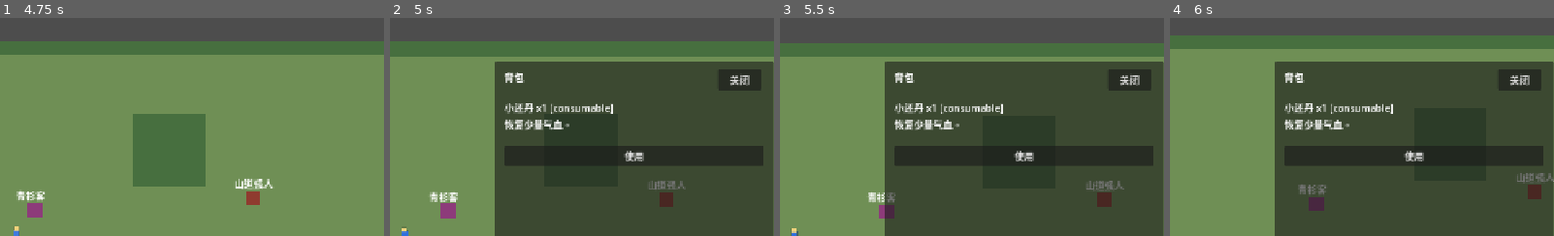
Above: before the commit, frames 1-4 (left to right).
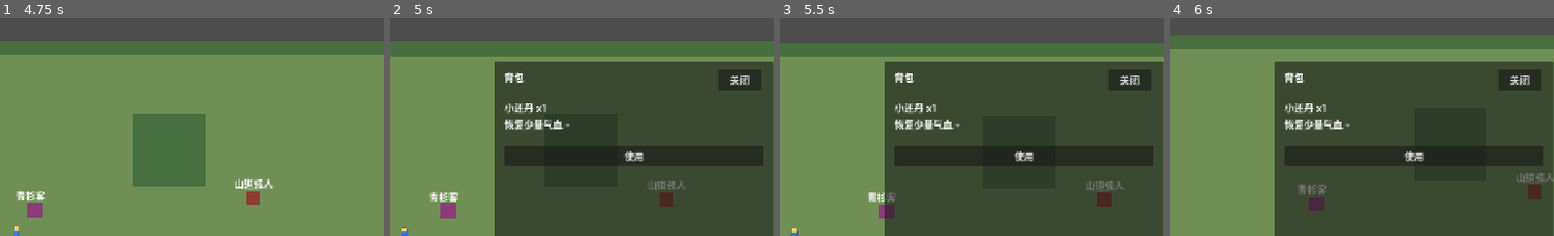
Above: after the commit, the same moments.

Repository: zhangyebo1991/liangyusheng-qunxiazhuan
Game: Godot game, scene res://scenes/boot.tscn
Same seed, same stepped clock (60 frames per second), same inputs: the game is played once before the commit and once after it.
Inputs (mouse positions are % of the whole screen's width and height, from its top left):
- Up to frame 1 (4.75 s): click "开始新游戏" at 0.5 s; tap Enter (confirm) at 1.25 s; move the mouse to (65, 44) at 1.27 s; hold D (move_right) 1.28-2.03 s; hold Enter (confirm) 1.28-2.03 s; click (65, 44) at 1.42 s; move the mouse to (87, 42) at 2.02 s; hold S (move_down) 2.03-2.78 s; tap E (interact) at 2.1, 3.6 s; click (87, 42) at 2.17 s; move the mouse to (60, 28) at 2.77 s; hold D (move_right) 2.78-3.53 s; hold Enter (confirm) 2.78-3.53 s; move the mouse to (44, 70) at 3.52 s; hold W (move_up) 3.53-4.28 s; click (44, 70) at 3.67 s; move the mouse to (80, 65) at 4.27 s; hold A (move_left) from 4.28 s (still down); hold Enter (confirm) from 4.28 s (still down)
- Up to frame 2 (5 s): keep holding A (move_left); keep holding Enter (confirm); tap I (inventory) at 4.9 s
- Up to frame 3 (5.5 s): keep holding A (move_left); move the mouse to (19, 35) at 5.02 s; release Enter (confirm) at 5.03 s; tap E (interact) at 5.1 s
- Up to frame 4 (6 s): move the mouse to (55, 50) at 5.77 s; release A (move_left) at 5.78 s; hold S (move_down) from 5.78 s (still down); hold Enter (confirm) from 5.78 s (still down); click (55, 50) at 5.92 s
The pictures show only the part of the screen within x 45-95%, y 0-50%; the shares and areas given below are measured in that part.

Frame 1 is identical in both runs. In frame 2, 0.3% of the frame differs, in the area x 41-59%, y 39-44%; in frame 3, 0.3%; in frame 4, 0.3%.

Commit message:
fix: 隐藏背包物品内部类型

Diff:
--- a/scripts/scenes/hud.gd
+++ b/scripts/scenes/hud.gd
@@ -113,10 +113,9 @@
 
 	var name = str(item.get("name", "未知物品"))
 	var quantity = int(item.get("quantity", 0))
-	var type_text = str(item.get("type", "unknown"))
 
 	var header = Label.new()
-	header.text = "%s x%d [%s]" % [name, quantity, type_text]
+	header.text = "%s x%d" % [name, quantity]
 	header.size = Vector2(400, 24)
 	row.add_child(header)
 
--- a/tests/run_tests.gd
+++ b/tests/run_tests.gd
@@ -11,6 +11,7 @@
 const TestSaveMapStateScript = preload("res://tests/test_save_map_state.gd")
 const TestMapTransitionSystemScript = preload("res://tests/test_map_transition_system.gd")
 const TestInventorySystemScript = preload("res://tests/test_inventory_system.gd")
+const TestHudInventoryScript = preload("res://tests/test_hud_inventory.gd")
 
 func _initialize() -> void:
 	var assertions = TestAssertionsScript.new()
@@ -25,6 +26,7 @@
 		TestSaveMapStateScript.new(),
 		TestMapTransitionSystemScript.new(),
 		TestInventorySystemScript.new(),
+		TestHudInventoryScript.new(),
 	]
 
 	for suite in suites:
--- /dev/null
+++ b/tests/test_hud_inventory.gd
@@ -0,0 +1,22 @@
+extends RefCounted
+
+const HudScript = preload("res://scripts/scenes/hud.gd")
+
+func run(assertions) -> void:
+	var hud = HudScript.new()
+	hud._ready()
+
+	hud.show_inventory([{
+		"id": "herb_small",
+		"name": "小还丹",
+		"type": "consumable",
+		"description": "少量恢复气血。",
+		"quantity": 1,
+		"usable": true,
+	}])
+
+	var row = hud.inventory_list.get_child(0)
+	var header = row.get_child(0)
+	assertions.assert_eq(header.text, "小还丹 x1", "背包物品标题不应显示内部类型")
+
+	hud.free()
